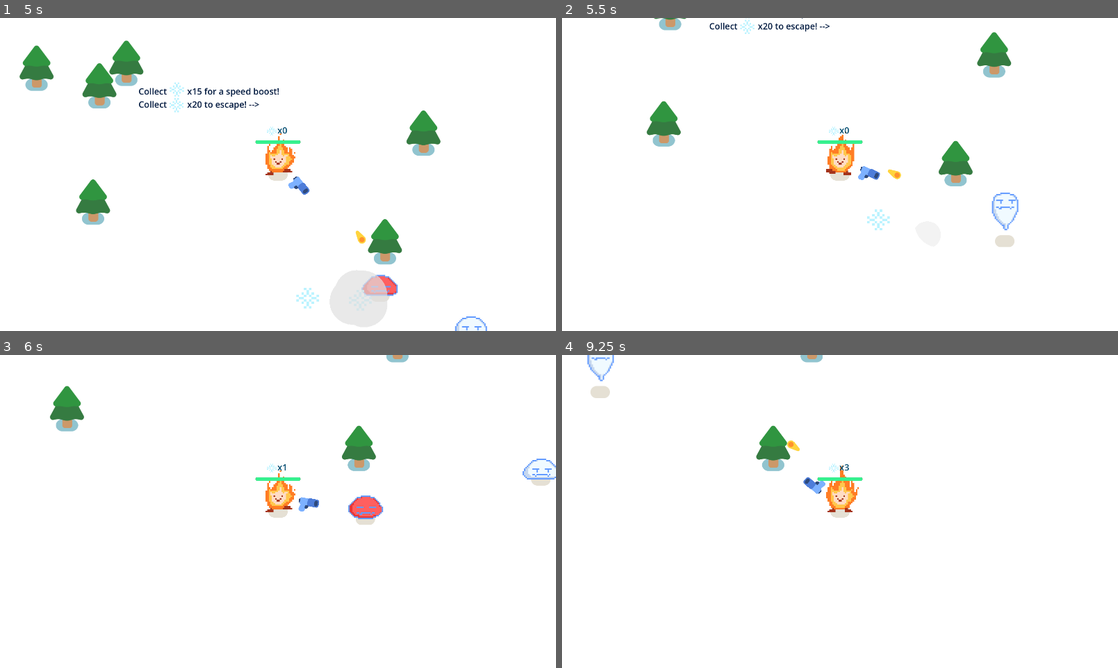
Above: before the commit, frames 1-4 (two rows, left to right).
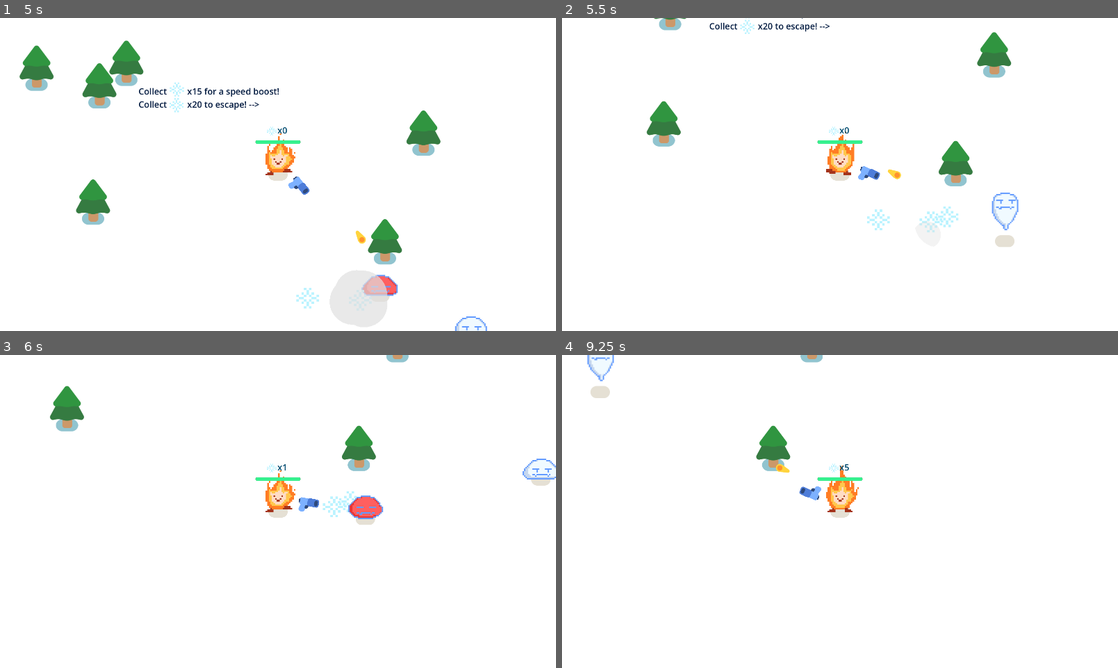
Above: after the commit, the same moments.

Repository: joszeto1/2024-game-final
Game: Godot game, scene res://survivors_game.tscn
The game is run twice, just before and just after one commit, with the same random seed, the same clock (stepped at 60 frames per second) and the same inputs.
Inputs:
- Up to frame 1 (5 s): hold D (move_right) 0.53-1.28 s; hold S (move_down) 1.28-2.03 s; hold D (move_right) 2.03-2.78 s; hold W (move_up) 2.78-3.53 s; hold A (move_left) from 3.53 s (still down)
- Up to frame 2 (5.5 s): release A (move_left) at 5.03 s; hold S (move_down) from 5.03 s (still down)
- Up to frame 3 (6 s): release S (move_down) at 5.78 s; hold D (move_right) from 5.78 s (still down)
- Up to frame 4 (9.25 s): release D (move_right) at 6.53 s; hold W (move_up) 6.53-7.28 s; hold D (move_right) 7.28-8.03 s; hold S (move_down) 8.03-8.78 s; hold A (move_left) from 8.78 s (still down)

Frame 1 is identical in both runs. In frame 2, 0.2% of the frame differs, in the area x 64-72%, y 60-69%; in frame 3, 0.1%; in frame 4, 0.3%, in the area x 38-52%, y 27-47%.

Commit message:
fixed self-destruct bug

Diff:
--- a/mob_drop.tscn
+++ b/mob_drop.tscn
@@ -7,8 +7,7 @@
 radius = 49.0918
 
 [node name="MobDrop" type="Area2D"]
-collision_layer = 5
-collision_mask = 5
+collision_layer = 2
 script = ExtResource("1_my7tx")
 
 [node name="Sprite2D" type="Sprite2D" parent="."]
--- a/player.gd
+++ b/player.gd
@@ -27,7 +27,6 @@
 		if health <= 0.0:
 			health_depleted.emit()
 
-
 func set_score(new_score):
 	score_count = new_score
 	get_node("UI/ScoreLabel").text = "x" + str(score_count)
--- a/player.tscn
+++ b/player.tscn
@@ -54,6 +54,7 @@
 debug_color = Color(0.898039, 0.243137, 0.521569, 0.419608)
 
 [node name="Area2D" type="Area2D" parent="."]
+collision_mask = 2
 
 [node name="CollisionShape2D" type="CollisionShape2D" parent="Area2D"]
 position = Vector2(2, -45)
Not shown, added: 61691__ifartinurgeneraldirection__yay.mp3.import
Not shown, added: 61691__ifartinurgeneraldirection__yay.mp3
